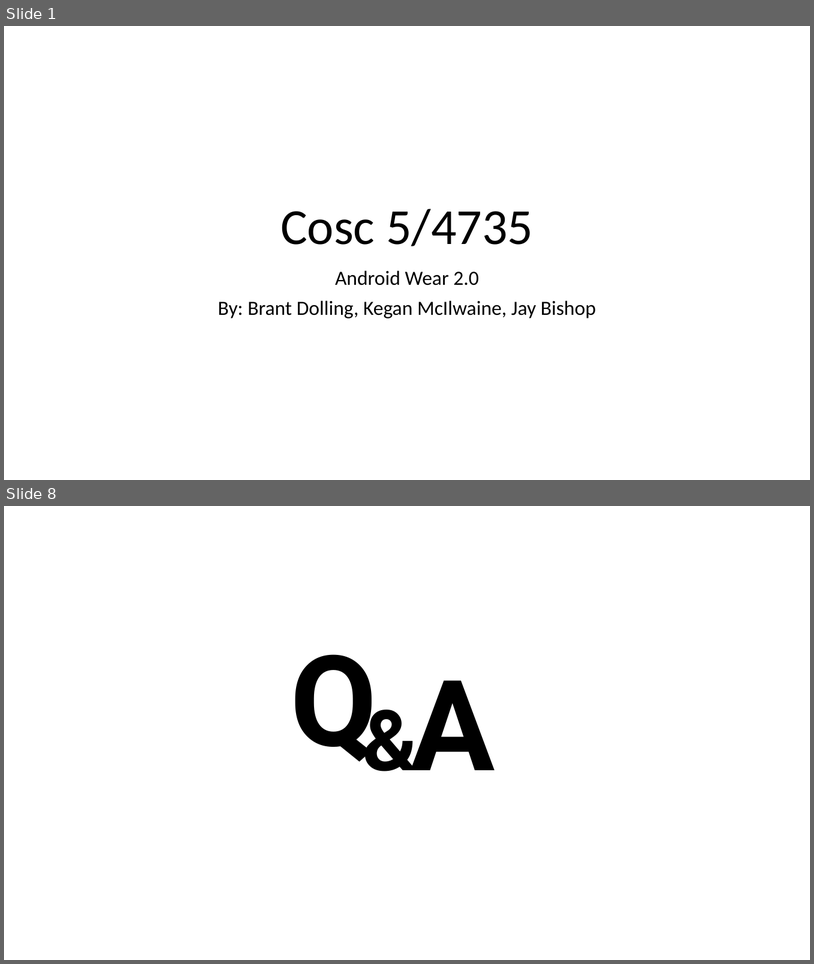
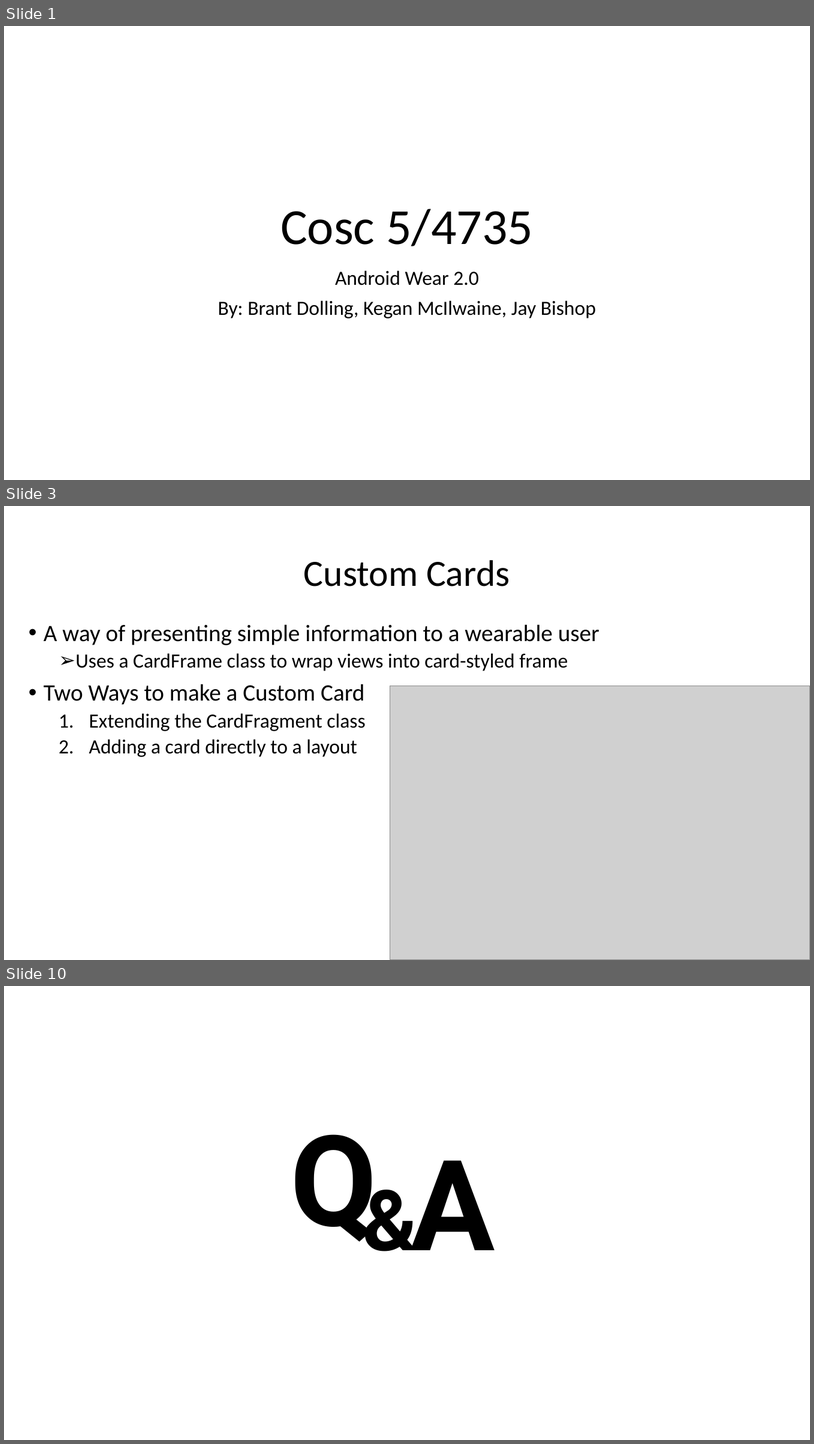
Before and after one commit to JayCBishop/COSC4735_Presentation, a slide deck: Presentation.pptx. Shown one above the other, each under a label of ours: slides 1 and 8 before the commit, slides 1, 3 and 10 after it; the slides between them are not shown. The pictures are 814x964 and 814x1444 pixels, drawn with LibreOffice and Linux fonts; fonts in the diff are those of the drawing; grey boxes stand for pictures. Boxes give left, top, right and bottom in pixels: in the first picture for what was removed or moved away, otherwise in the second. Text is boxed around its words. In the diff, an @@ line names an element or a change of style, - is before the commit and + after.

```diff
--- a/Presentation.pptx
+++ b/Presentation.pptx
@@ slide 3 added at (4, 506, 810, 960), background #FFFFFF @@
@@ title added at (304, 560, 510, 586), 44 pt, text #000000 @@
+Custom Cards
@@ text added at (44, 624, 600, 757), 24 pt, text #000000 @@
+• A way of presenting simple information to a wearable user
+  ➢ Uses a CardFrame class to wrap views into card-styled frame
+• Two Ways to make a Custom Card
+  1. Extending the CardFragment class
+  2. Adding a card directly to a layout
@@ picture added at (390, 685, 810, 960) @@
@@ what was slide 8 is now slide 10 @@
```
Also in this commit, not shown: 1 slide changed, 6 other slides added, 5 slides removed, 40 other files.
